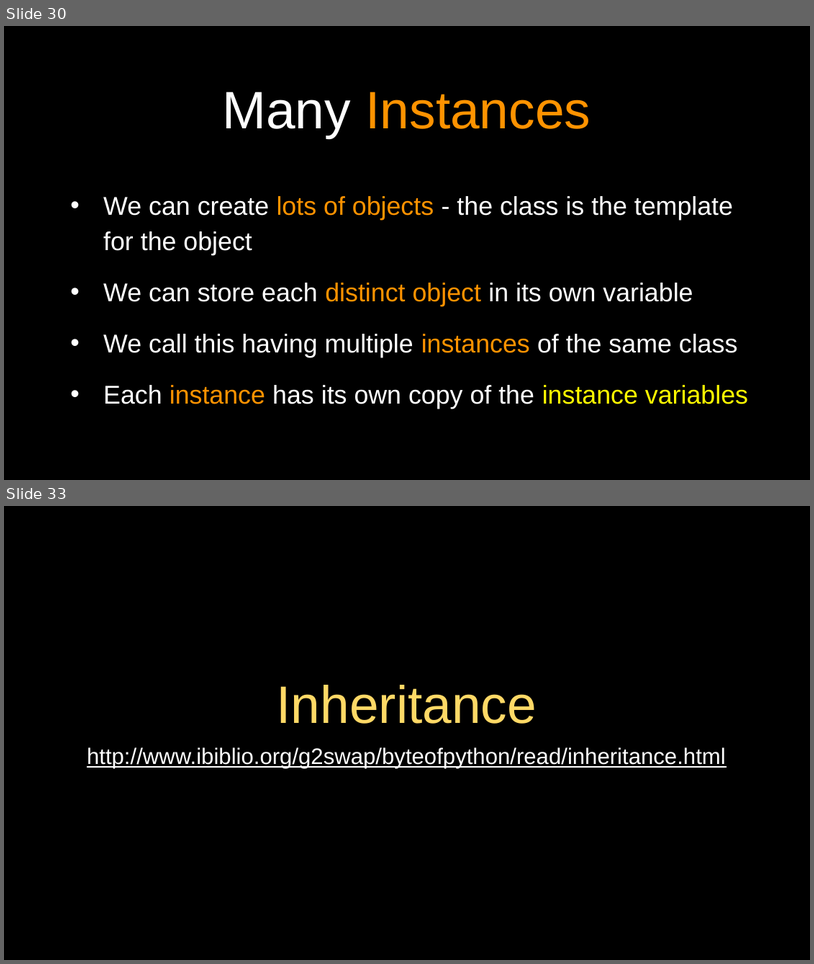
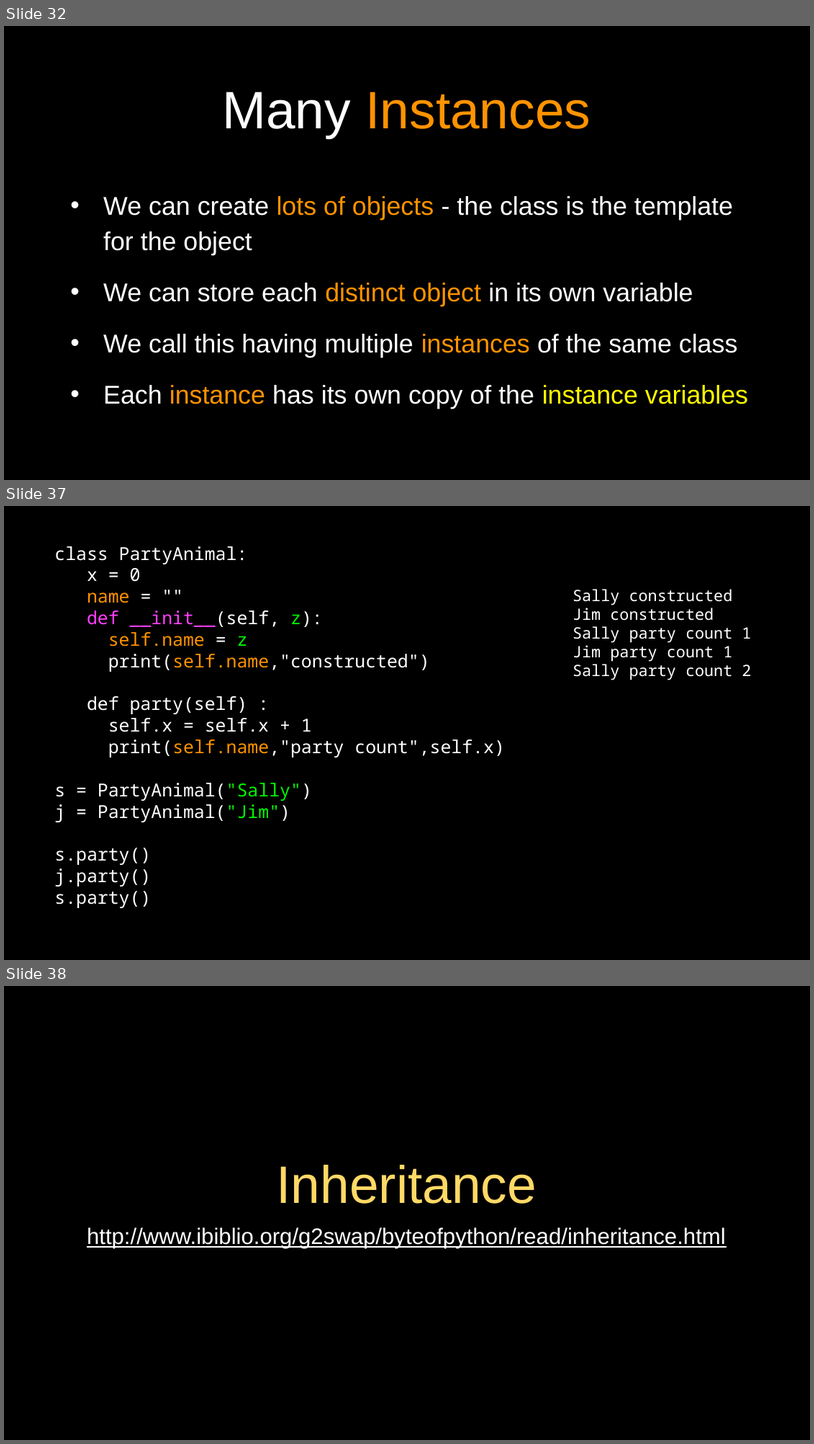
Before and after one commit to csev/py4e, a slide deck: lectures3/Pythonlearn-14-Objects.pptx. Shown one above the other, each under a label of ours: slides 30 and 33 before the commit, slides 32, 37 and 38 after it; the slides between them are not shown. The pictures are 814x964 and 814x1444 pixels, drawn with LibreOffice and Linux fonts; fonts in the diff are those of the drawing. Boxes give left, top, right and bottom in pixels: in the first picture for what was removed or moved away, otherwise in the second. Text is boxed around its words. In the diff, an @@ line names an element or a change of style, - is before the commit and + after.

```diff
--- a/lectures3/Pythonlearn-14-Objects.pptx
+++ b/lectures3/Pythonlearn-14-Objects.pptx
@@ slide 37 added at bbox=[4, 506, 810, 960], background #000000; not listed: 1 template element that a slide beside it also shows @@
@@ text added at bbox=[54, 546, 505, 908], 16 pt, text #FFFFFF @@
+class PartyAnimal:
+x = 0
+name = ""
+def __init__(self, z):
+self.name = z
+print(self.name,"constructed")
+def party(self) :
+self.x = self.x + 1
+print(self.name,"party count",self.x)
+s = PartyAnimal("Sally")
+j = PartyAnimal("Jim")
+s.party()
+j.party()
+s.party()
@@ text added at bbox=[573, 589, 751, 680], 14 pt, text #FFFFFF @@
+Sally constructed
+Jim constructed
+Sally party count 1
+Jim party count 1
+Sally party count 2
@@ what was slide 30 is now slide 32 @@
@@ what was slide 33 is now slide 38 @@
```
Also in this commit, not shown: 3 slides changed, 4 other slides added, 10 other files.
